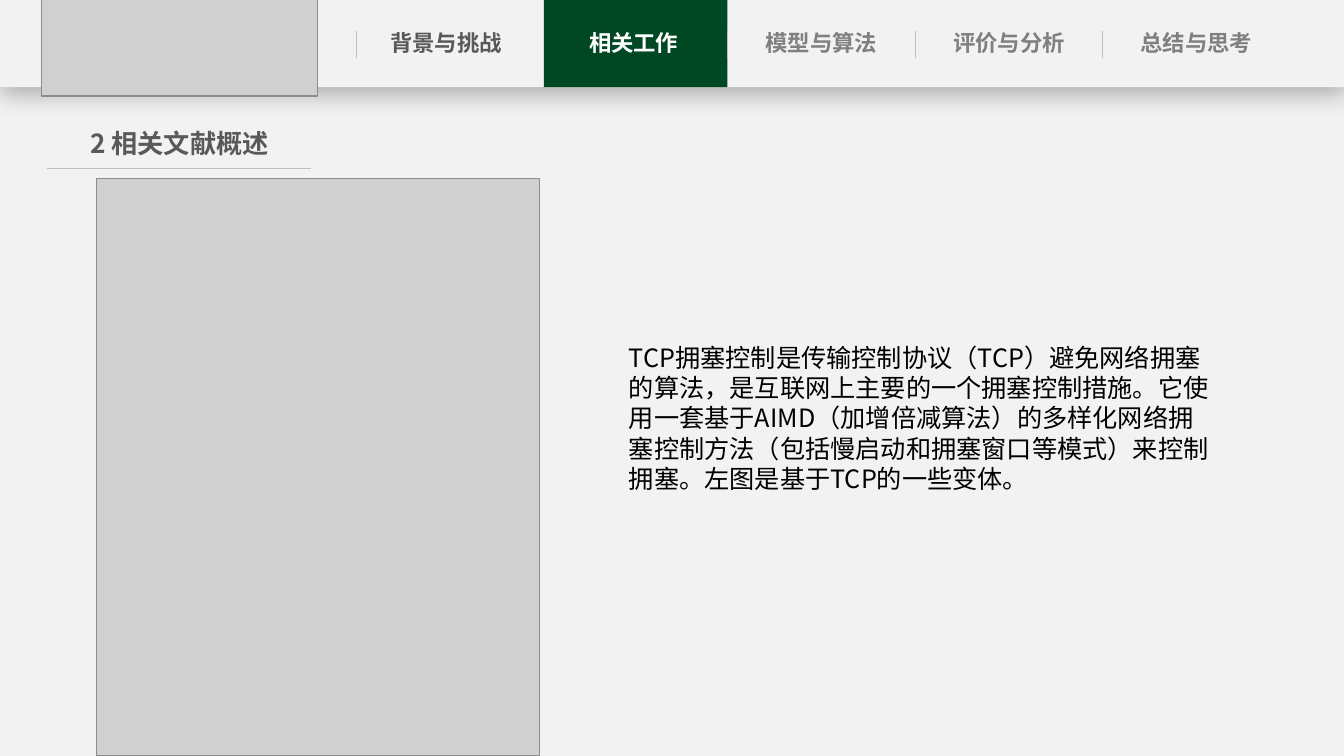
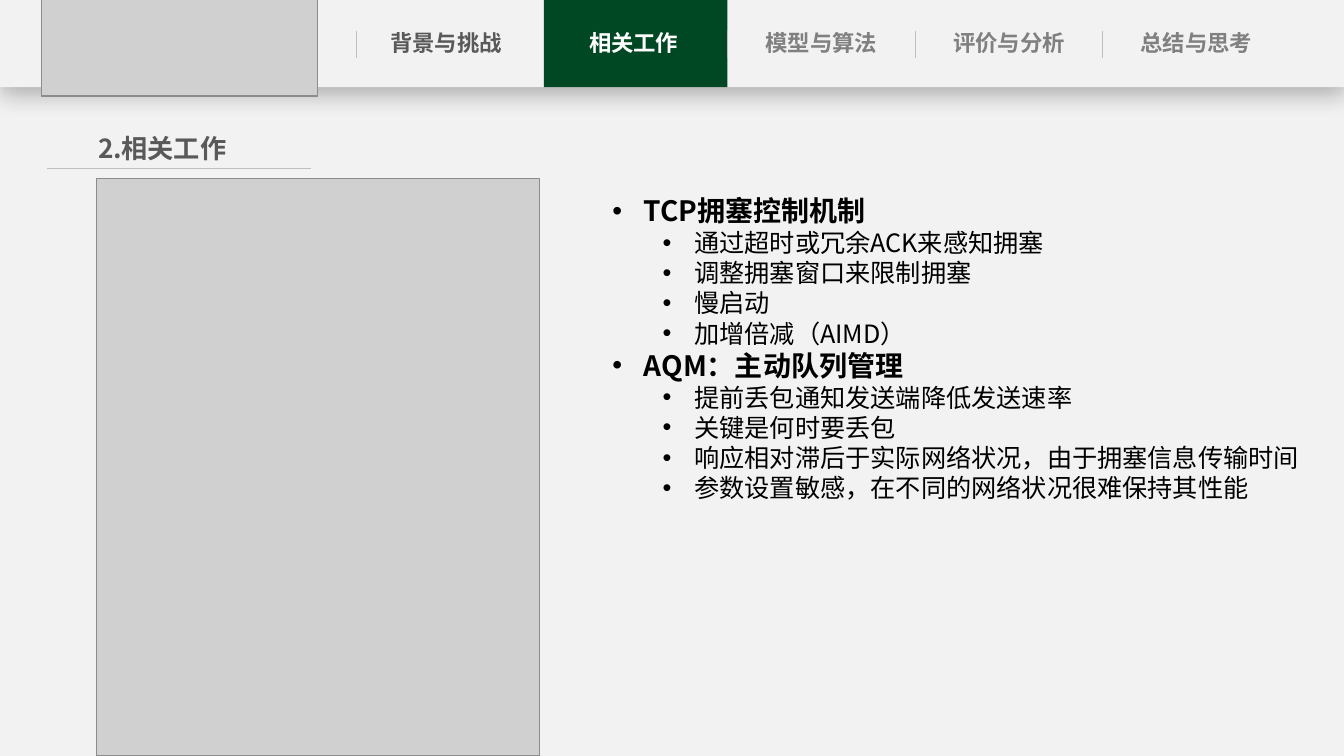
Before and after one commit to Enderfga/Enderfga, a slide deck: slide 6 of Report/C2TCP A Flexible Cellular TCP to Meet Stringent Delay Requirements.pptx. Drawn at 1344x756 pixels with LibreOffice and Linux fonts; fonts in the diff are those of the drawing; grey boxes stand for pictures. Boxes give left, top, right and bottom in pixels: in the first picture for what was removed or moved away, otherwise in the second. Text is boxed around its words. In the diff, an @@ line names an element or a change of style, - is before the commit and + after.

```diff
--- a/Report/C2TCP A Flexible Cellular TCP to Meet Stringent Delay Requirements.pptx
+++ b/Report/C2TCP A Flexible Cellular TCP to Meet Stringent Delay Requirements.pptx
@@ text at <box>98,136,226,161</box>: text changed @@
-2 相关文献概述
+2.相关工作
@@ text at <box>644,197,1299,500</box>: text changed @@
-TCP拥塞控制是传输控制协议（TCP）避免网络拥塞的算法，是互联网上主要的一个拥塞控制措施。它使用一套基于AIMD（加增倍减算法）的多样化网络拥塞控制方法（包括慢启动和拥塞窗口等模式）来控制拥塞。左图是基于TCP的一些变体。
+• TCP拥塞控制机制
+  • 通过超时或冗余ACK来感知拥塞
+  • 调整拥塞窗口来限制拥塞
+  • 慢启动
+  • 加增倍减（AIMD）
+• AQM：主动队列管理
+  • 提前丢包通知发送端降低发送速率
+  • 关键是何时要丢包
+  • 响应相对滞后于实际网络状况，由于拥塞信息传输时间
+  • 参数设置敏感，在不同的网络状况很难保持其性能
```
Also in this commit, not shown: 16 other slides changed, 2 slides removed, 9 other files.
